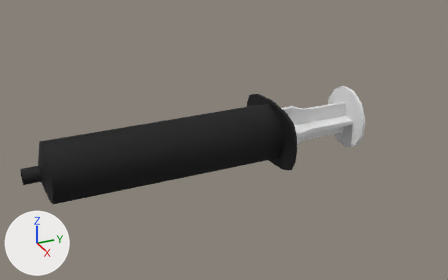
Before and after pictures for a commit that changed the FBX model care-up/Assets/Resources_moved/Models/Syringe50ml.fbx.
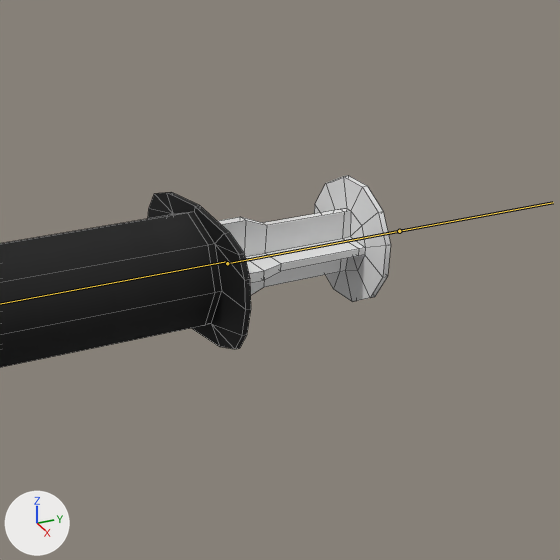
Each version appears first whole from a camera (50 mm lens) standing at (0.334, -0.117, 0.166) and looking at (-0.004, 0.035, -0.003), and next in a close-up on the part from 39% to 100% of the width and 0% to 98% of the height. Lighting does not change. The marker at lower left points along +X, +Y and +Z. The bones that bend it are drawn over the model as lines in the close-ups. The close-ups show mesh edges as thin lines.

The first close-up shows 'syringe_50mm_barrel', 'syringe_50mm_plunger'.
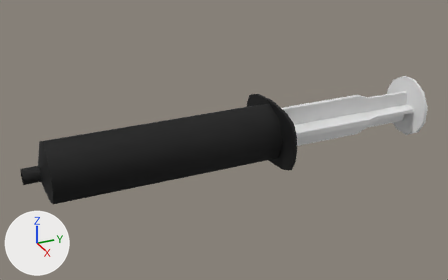
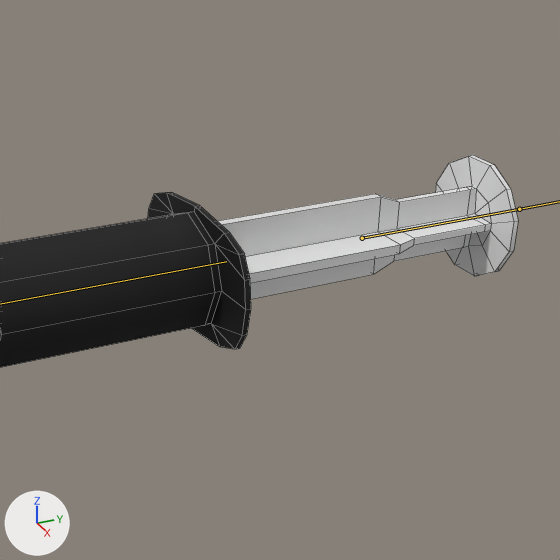
The newer file adds an action. The first version stands in its rest pose; the second is drawn at frame 1 of the action '50mlArmature|50ml_AdminiserViaPEG_SQ2_L_Lib.006'.

What the commit changed:
Bone 'PlungerBone' (bone_plungerbone) moves from (0.0, 0.0, 0.0) to (0.0, 0.053, 0.0).

Where the change shows, as pixel boxes (x1, y1, x2, y2) in the close-ups (560 x 560 px):
'syringe_50mm_plunger', posed
    before: (218, 176, 391, 302)
    after: (218, 155, 518, 299)
bone 'PlungerBone', root to tip
    before: (227, 263) to (399, 231)
    after: (362, 238) to (519, 209)
